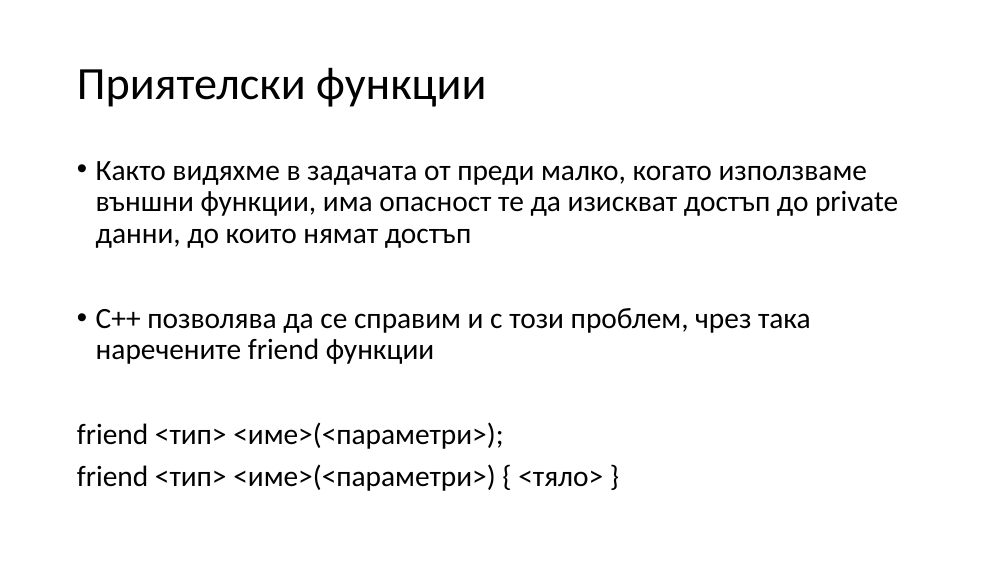
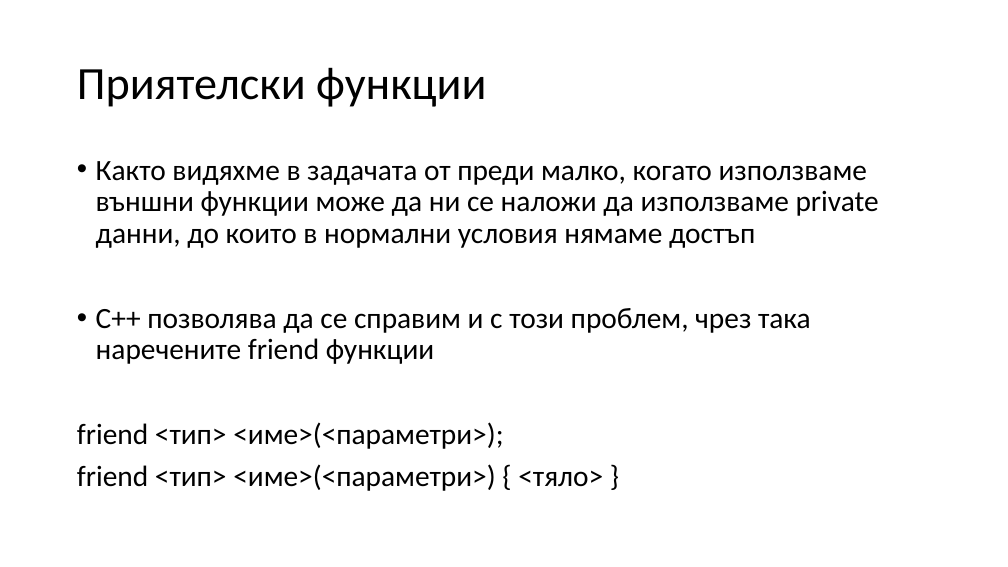
Before and after one commit to Mapmo/Uni-CPP, a slide deck: slide 28 of Object-Oriented Programming/Consultation 2/Consultation2.pptx. Drawn at 1008x567 pixels with LibreOffice and Linux fonts; fonts in the diff are those of the drawing. Boxes give left, top, right and bottom in pixels: in the first picture for what was removed or moved away, otherwise in the second. Text is boxed around its words. In the diff, an @@ line names an element or a change of style, - is before the commit and + after.

```diff
--- a/Object-Oriented Programming/Consultation 2/Consultation2.pptx
+++ b/Object-Oriented Programming/Consultation 2/Consultation2.pptx
@@ text at box(96, 161, 879, 248): text changed @@
-• Както видяхме в задачата от преди малко, когато използваме външни функции, има опасност те да изискват достъп до private данни, до които нямат достъп
+• Както видяхме в задачата от преди малко, когато използваме външни функции може да ни се наложи да използваме private данни, до които в нормални условия нямаме достъп
```
Also in this commit, not shown: 11 other slides changed, 1 slide removed, 2 other files.
